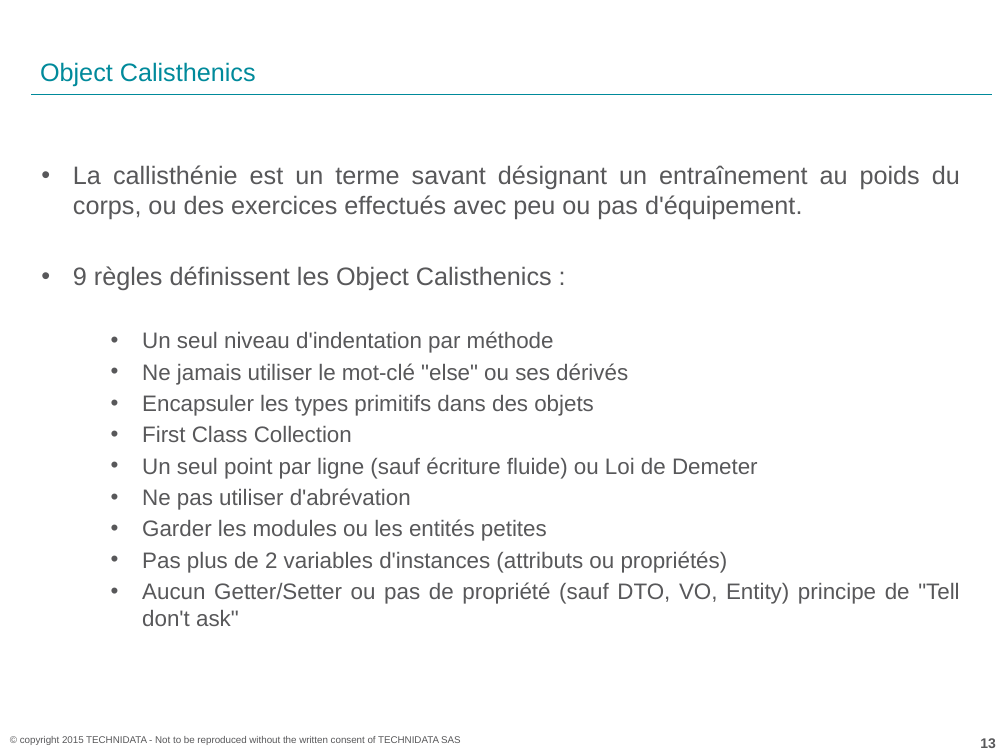
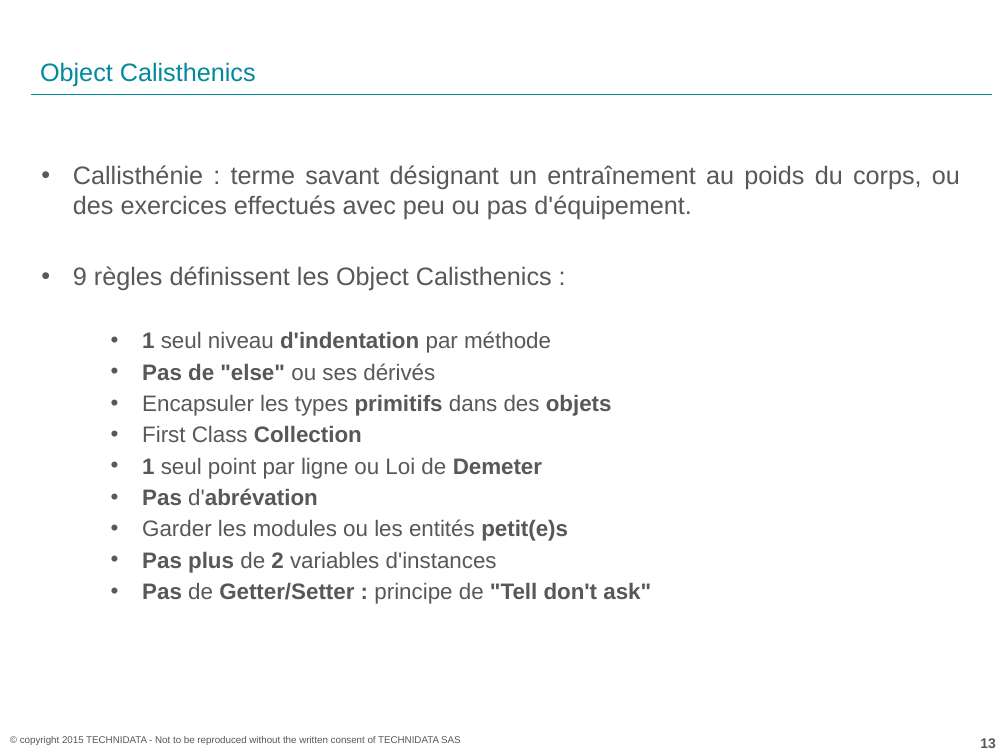
Before and after one commit to acoudene/ObjectCalisthenics, a slide deck: slide 13 of ObjectCalisthenics.pptx. Drawn at 1008x756 pixels with LibreOffice and Linux fonts; fonts in the diff are those of the drawing; background and template pictures are left out. Boxes give left, top, right and bottom in pixels: in the first picture for what was removed or moved away, otherwise in the second. Text is boxed around its words. In the diff, an @@ line names an element or a change of style, - is before the commit and + after.

```diff
--- a/ObjectCalisthenics.pptx
+++ b/ObjectCalisthenics.pptx
@@ text at <box>73,165,960,219</box>: text changed @@
-• La callisthénie est un terme savant désignant un entraînement au poids du corps, ou des exercices effectués avec peu ou pas d'équipement.
+• Callisthénie : terme savant désignant un entraînement au poids du corps, ou des exercices effectués avec peu ou pas d'équipement.
@@ text at <box>142,331,551,380</box>: text changed @@
-  • Un seul niveau d'indentation par méthode
-  • Ne jamais utiliser le mot-clé "else" ou ses dérivés
+  • 1 seul niveau d'indentation par méthode
+  • Pas de "else" ou ses dérivés
@@ text at <box>142,395,612,442</box>: bold on in "primitifs objets", "Collection" @@
@@ text at <box>142,458,651,604</box>: text changed @@
-  • Un seul point par ligne (sauf écriture fluide) ou Loi de Demeter
-  • Ne pas utiliser d'abrévation
-  • Garder les modules ou les entités petites
-  • Pas plus de 2 variables d'instances (attributs ou propriétés)
-  • Aucun Getter/Setter ou pas de propriété (sauf DTO, VO, Entity) principe de "Tell don't ask"
+  • 1 seul point par ligne ou Loi de Demeter
+  • Pas d'abrévation
+  • Garder les modules ou les entités petit(e)s
+  • Pas plus de 2 variables d'instances
+  • Pas de Getter/Setter : principe de "Tell don't ask"
```
Also in this commit, not shown: 21 other slides changed.
